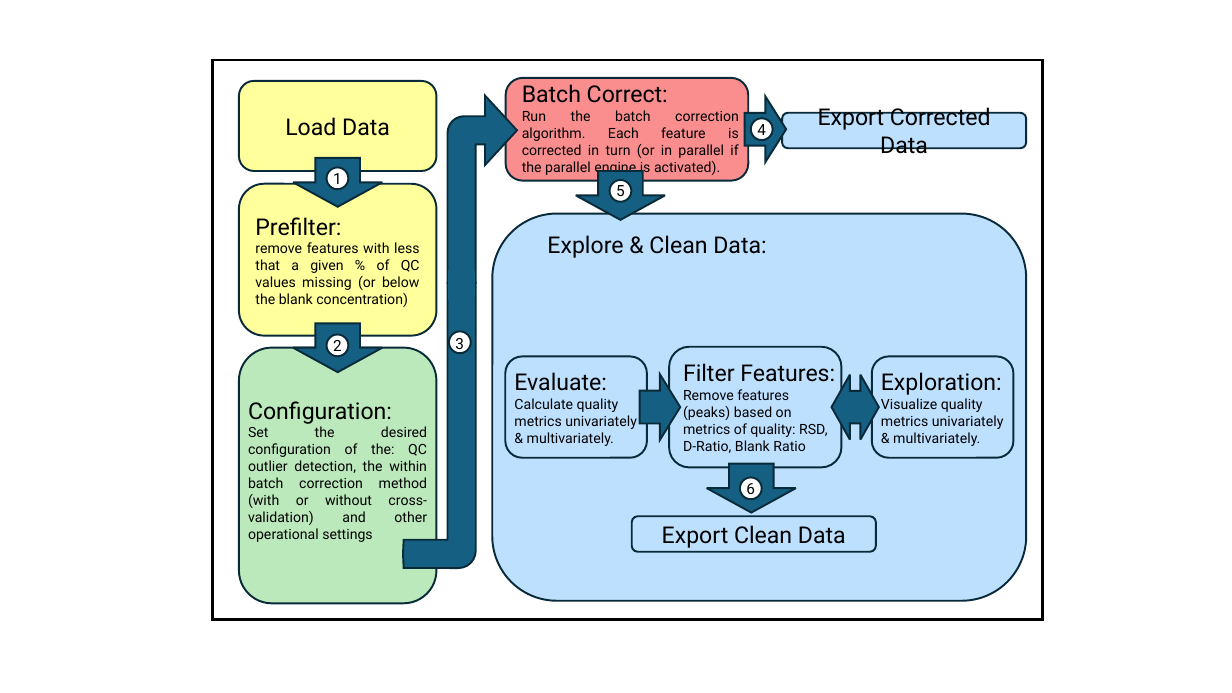
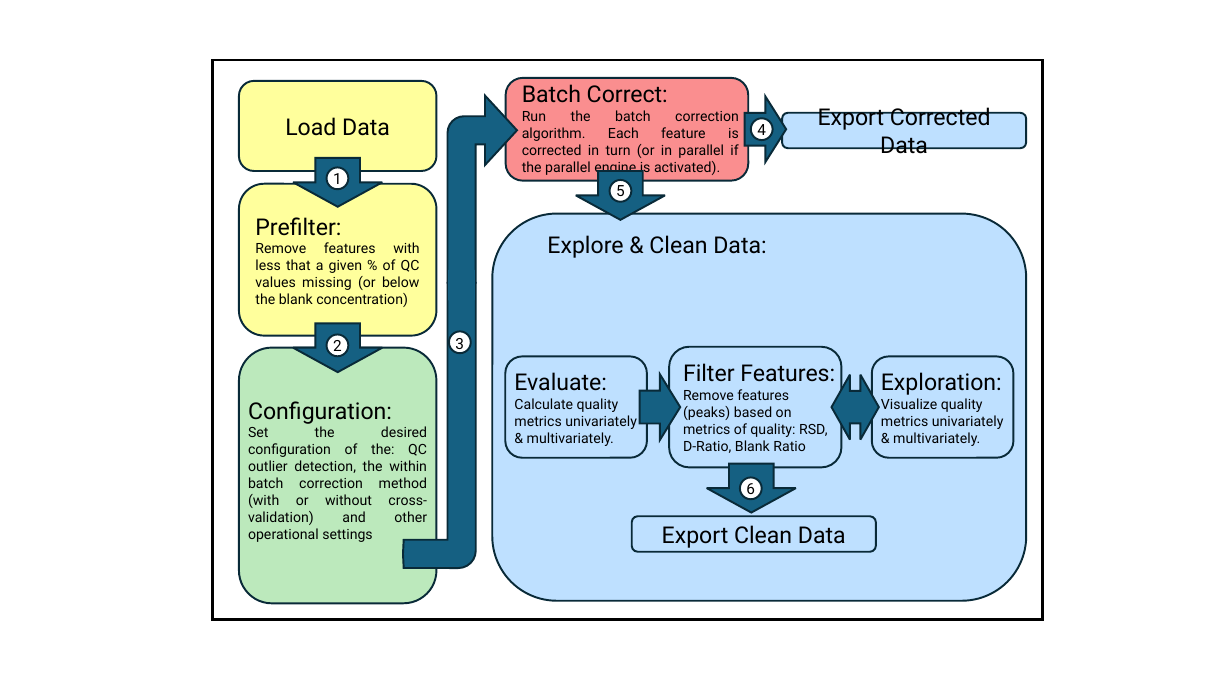
Before and after one commit to broadhurstdavid/QC-MXP, a slide deck: slide 2 of res/powerpointStuff.pptx. Drawn at 1232x693 pixels with LibreOffice and Linux fonts; fonts in the diff are those of the drawing. Boxes give left, top, right and bottom in pixels: in the first picture for what was removed or moved away, otherwise in the second. Text is boxed around its words. In the diff, an @@ line names an element or a change of style, - is before the commit and + after.

```diff
--- a/res/powerpointStuff.pptx
+++ b/res/powerpointStuff.pptx
@@ text in rounded rectangle at (x1=255, y1=242, x2=420, y2=307): text changed @@
-remove features with less that a given % of QC values missing (or below the blank concentration)
+Remove features with less that a given % of QC values missing (or below the blank concentration)
```
Also in this commit, not shown: 1 slide added, 17 other files.
